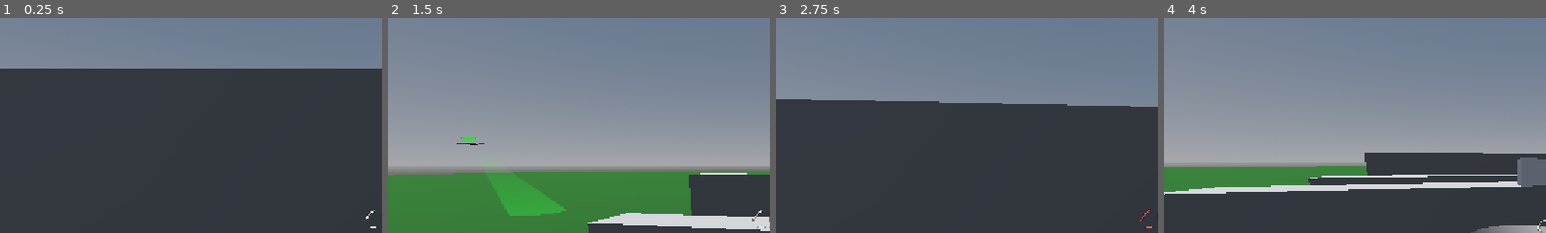
Above: before the commit, frames 1-4 (left to right).
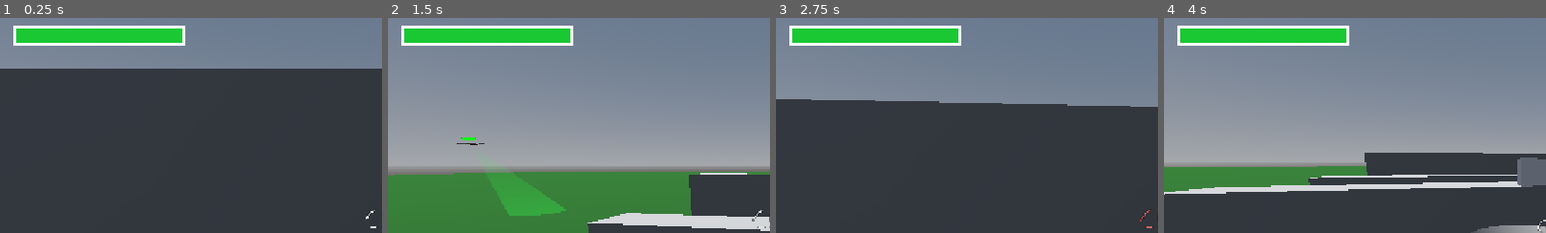
Above: after the commit, the same moments.

Repository: PaiApel/GameSpace_Godot_Project
Game: Godot game, scene res://world.tscn
The game is run twice, just before and just after one commit, with the same random seed, the same clock (stepped at 60 frames per second) and the same inputs. The project has no main scene, so this scene is started directly.
Inputs (mouse positions are % of the whole screen's width and height, from its top left):
- Up to frame 1 (0.25 s): no input
- Up to frame 2 (1.5 s): tap Enter at 0.5 s; move the mouse to (55, 50) at 0.52 s; press the mouse at (55, 50) at 0.53 s; hold W (move_forward) from 0.53 s (still down); tap Space (jump) at 0.77 s; move the mouse to (45, 50) at 1.27 s; release the mouse at (45, 50) at 1.28 s; click (45, 50) at 1.35 s
- Up to frame 3 (2.75 s): keep holding W (move_forward); tap Space (jump) at 1.52 s; move the mouse to (52, 48) at 2.02 s; hold Shift (slowmo) from 2.03 s (still down); click (52, 48) at 2.3 s
- Up to frame 4 (4 s): keep holding W (move_forward); move the mouse to (49, 52) at 2.77 s; release Shift (slowmo) at 2.78 s; tap Tab (swap_weapon) at 2.85 s; tap Space (jump) at 3.02, 3.77 s; click (49, 52) at 3.05 s; move the mouse to (57, 51) at 3.52 s; press the mouse at (57, 51) at 3.53 s
The pictures show only the part of the screen within x 0-50%, y 1-51%; the shares and areas given below are measured in that part.

The runs differ from the first frame. In frame 1, 4.2% of the frame differs, in the area x 3-49%, y 3-13%; in frame 2, 4.2%; in frame 3, 4.2%; in frame 4, 4.2%.

Commit message:
Player Health System and Drone Explosion Damage

Diff:
--- a/Week 1 - Movement and Feel/hud.gd
+++ b/Week 1 - Movement and Feel/hud.gd
@@ -27,6 +27,11 @@
 # Node refs Slowmo Bar
 # ---------------------------------------------------------------------------
 @onready var _slowmo_bar: ProgressBar = %SlowmoBar
+
+# ---------------------------------------------------------------------------
+# Node refs Health Bar
+# ---------------------------------------------------------------------------
+@onready var _health_bar: ProgressBar = %HealthBar
 
 # ---------------------------------------------------------------------------
 # Crosshair shader constants
@@ -88,6 +93,7 @@
 		player.slash_started.connect(_on_slash_started)
 		player.slash_finished.connect(_on_slash_finished)
 		player.dash_changed.connect(_on_dash_changed)
+		player.health_changed.connect(_on_health_changed)
 	else:
 		push_warning("HUD: No node found in group 'player'")
 
@@ -96,6 +102,7 @@
 	_set_sword_active(false)
 	_apply_gun_crosshair()
 
+	_health_bar.value = 100.0
 	_gun_skill_bar.value = 100.0
 	_sword_skill_bar.value = 100.0
 	_slowmo_bar.value = 100.0
@@ -335,3 +342,11 @@
 		mat.set_shader_parameter("cross_color_main", COLOR_WHITE)
 		mat.set_shader_parameter("dot_color", COLOR_WHITE)
 	)
+
+
+# ---------------------------------------------------------------------------
+# Health
+# ---------------------------------------------------------------------------
+func _on_health_changed(current: float, max_hp: float) -> void:
+	_health_bar.max_value = max_hp
+	_health_bar.value = current
--- a/Week 1 - Movement and Feel/hud.tscn
+++ b/Week 1 - Movement and Feel/hud.tscn
@@ -98,6 +98,21 @@
 font_size = 8
 font_color = Color(0, 0, 0, 1)
 
+[sub_resource type="StyleBoxFlat" id="StyleBoxFlat_oiixt"]
+bg_color = Color(0, 0, 0, 0.78431374)
+border_width_left = 5
+border_width_top = 5
+border_width_right = 5
+border_width_bottom = 5
+border_color = Color(1, 1, 1, 1)
+expand_margin_left = 5.0
+expand_margin_top = 5.0
+expand_margin_right = 5.0
+expand_margin_bottom = 5.0
+
+[sub_resource type="StyleBoxFlat" id="StyleBoxFlat_pr634"]
+bg_color = Color(0.09803922, 0.78431374, 0.19607843, 1)
+
 [node name="HUD" type="CanvasLayer" unique_id=324772508 node_paths=PackedStringArray("_crosshair")]
 script = ExtResource("1_ovfnc")
 _crosshair = NodePath("Crosshair")
@@ -190,7 +205,7 @@
 layout_mode = 2
 theme_override_styles/background = SubResource("StyleBoxFlat_1flia")
 theme_override_styles/fill = SubResource("StyleBoxFlat_ovfnc")
-value = 100.0
+value = 50.0
 show_percentage = false
 
 [node name="Gun" type="VBoxContainer" parent="HUD/MarginContainer/VBoxContainer/WeaponRow" unique_id=1786361863]
@@ -272,7 +287,7 @@
 layout_mode = 2
 theme_override_styles/background = SubResource("StyleBoxFlat_1flia")
 theme_override_styles/fill = SubResource("StyleBoxFlat_ovfnc")
-value = 100.0
+value = 50.0
 show_percentage = false
 
 [node name="SlowmoBar" type="ProgressBar" parent="HUD/MarginContainer/VBoxContainer" unique_id=583877474]
@@ -281,7 +296,7 @@
 size_flags_vertical = 8
 theme_override_styles/background = SubResource("StyleBoxFlat_74res")
 theme_override_styles/fill = SubResource("StyleBoxFlat_ucbw6")
-value = 100.0
+value = 50.0
 show_percentage = false
 
 [node name="Label" type="Label" parent="HUD/MarginContainer/VBoxContainer/SlowmoBar" unique_id=928726745]
@@ -303,3 +318,15 @@
 horizontal_alignment = 1
 vertical_alignment = 1
 autowrap_mode = 2
+
+[node name="HealthBar" type="ProgressBar" parent="HUD" unique_id=202034782]
+unique_name_in_owner = true
+layout_mode = 0
+offset_left = 25.0
+offset_top = 25.0
+offset_right = 275.0
+offset_bottom = 45.0
+theme_override_styles/background = SubResource("StyleBoxFlat_oiixt")
+theme_override_styles/fill = SubResource("StyleBoxFlat_pr634")
+value = 50.0
+show_percentage = false
--- a/Week 1 - Movement and Feel/player.gd
+++ b/Week 1 - Movement and Feel/player.gd
@@ -14,6 +14,7 @@
 signal slash_started()
 signal slash_finished()
 signal dash_changed(active: bool, cooldown_ratio: float)
+signal health_changed(current: float, max: float)
 
 # ---------------------------------------------------------------------------
 # Weapon enum
@@ -68,9 +69,14 @@
 @export_group("Camera")
 @export var mouse_sensitivity: float = 0.003
 
+# --- Health ---
+@export_group("Health")
+@export var max_health: float = 100.0
+
 # ---------------------------------------------------------------------------
 # Internal state
 # ---------------------------------------------------------------------------
+var _current_health: float
 var _jump_velocity: float
 var _current_weapon: Weapon = Weapon.GUN
 
@@ -112,6 +118,8 @@
 
 # ---------------------------------------------------------------------------
 func _ready() -> void:
+	_current_health = max_health
+	emit_signal("health_changed", _current_health, max_health)
 	_jump_velocity = sqrt(2.0 * gravity * jump_height)
 	Input.mouse_mode = Input.MOUSE_MODE_CAPTURED
 
@@ -141,7 +149,7 @@
 	if event.is_action_pressed("swap_weapon"):
 		_swap_weapon()
 
-	# Noraml attack
+	# Normal attack
 	if event.is_action_pressed("attack"):
 		match _current_weapon:
 			Weapon.GUN:
@@ -347,6 +355,11 @@
 		bullet.initialize(shoot_dir, bullet_speed, self)
 
 
+func take_hit(amount: float) -> void:
+	_current_health = max(0.0, _current_health - amount)
+	emit_signal("health_changed", _current_health, max_health)
+
+
 func _on_hit() -> void:
 	emit_signal("hit_registered")
 
--- a/Week 4 - Enemy AI & Navigation/drone.gd
+++ b/Week 4 - Enemy AI & Navigation/drone.gd
@@ -21,6 +21,10 @@
 
 @export_group("Health")
 @export var max_hits: int = 3
+
+@export_group("Explosion")
+@export var blast_radius: float = 8.0
+@export var explosion_damage: float = 25.0
 
 @export_group("Patrol")
 @export var patrol_speed: float = 4.0
@@ -310,6 +314,11 @@
 	velocity = Vector3.ZERO
 	emit_signal("drone_died")
 
+	# Explosion damage
+	if _player and _player.has_method("take_hit"):
+		if global_position.distance_to(_player.global_position) <= blast_radius:
+			_player.take_hit(explosion_damage)
+
 	# Detach particles before queue_free so the effect finishes playing.
 	var particles: Node = get_node_or_null("GPUParticles3D")
 	if particles:
--- a/Week 4 - Enemy AI & Navigation/drone.tscn
+++ b/Week 4 - Enemy AI & Navigation/drone.tscn
@@ -14,7 +14,8 @@
 height = 0.05
 
 [sub_resource type="CylinderShape3D" id="CylinderShape3D_a87mp"]
-height = 0.2
+height = 0.3
+radius = 0.75
 
 [sub_resource type="ViewportTexture" id="ViewportTexture_a87mp"]
 viewport_path = NodePath("SubViewport")
@@ -96,7 +97,7 @@
 
 [node name="HitArea" type="Area3D" parent="." unique_id=1871671075]
 collision_layer = 16
-collision_mask = 0
+collision_mask = 4
 
 [node name="CollisionShape3D" type="CollisionShape3D" parent="HitArea" unique_id=1267463759]
 shape = SubResource("CylinderShape3D_a87mp")
